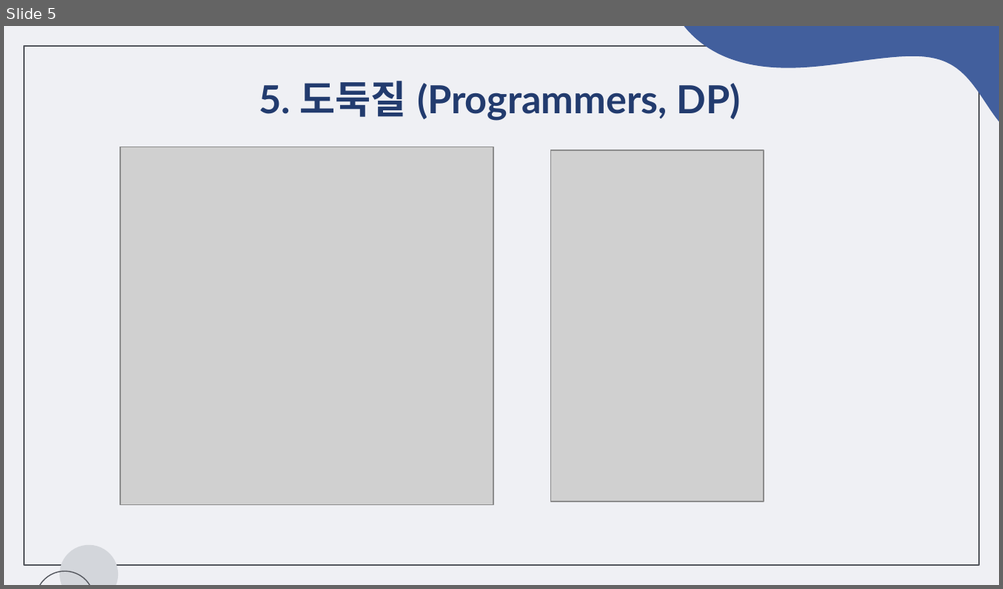
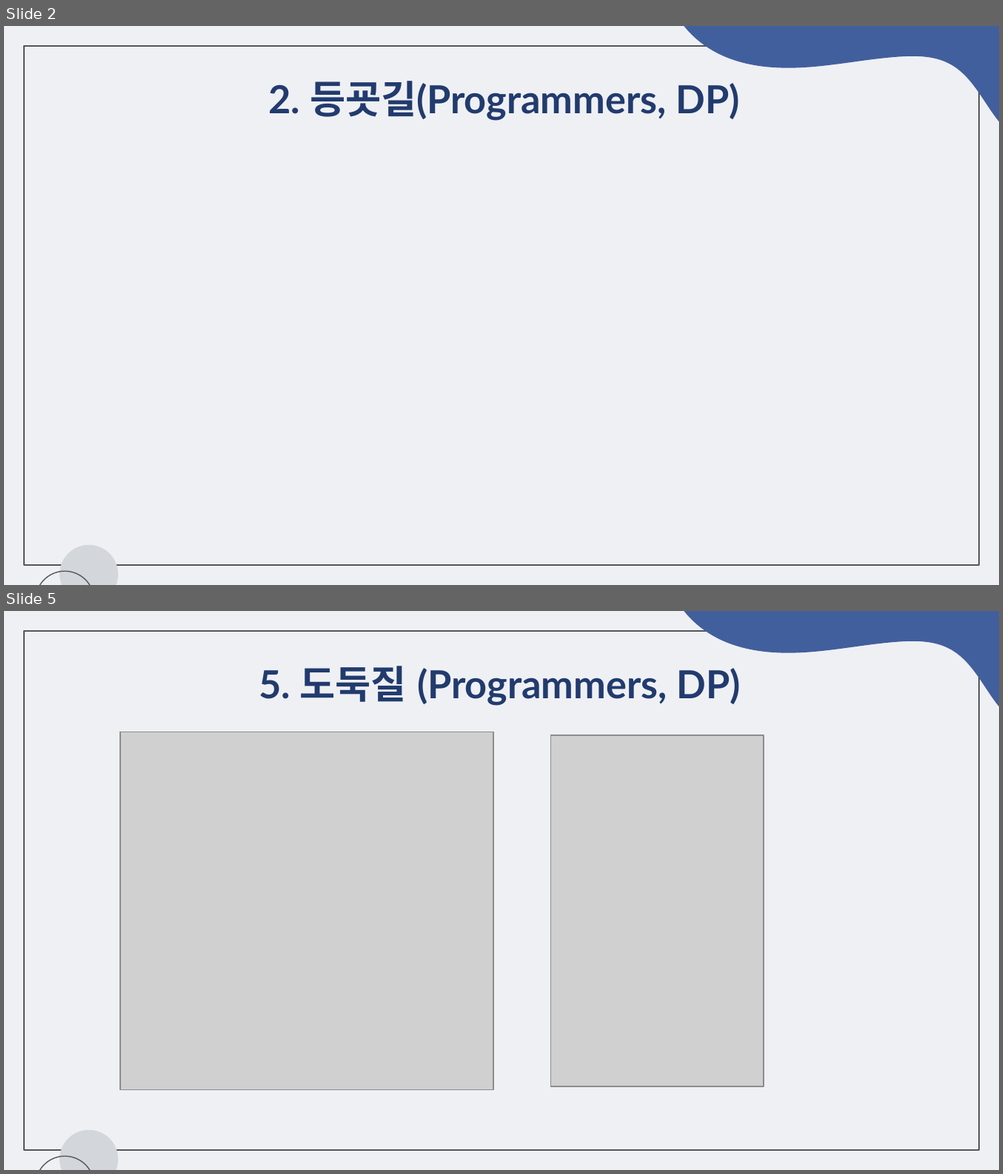
Before and after one commit to chaeeun-dev/CodingTest, a slide deck: 문제해결프로그래밍_숙제/제출용/숙제6_2022182035.pptx. Shown one above the other, each under a label of ours: slide 5 before the commit, slides 2 and 5 after it; the slides between them are not shown. The pictures are 1003x589 and 1003x1174 pixels, drawn with LibreOffice and Linux fonts; fonts in the diff are those of the drawing; grey boxes stand for pictures. Boxes give left, top, right and bottom in pixels: in the first picture for what was removed or moved away, otherwise in the second. Text is boxed around its words. In the diff, an @@ line names an element or a change of style, - is before the commit and + after.

```diff
--- a/문제해결프로그래밍_숙제/제출용/숙제6_2022182035.pptx
+++ b/문제해결프로그래밍_숙제/제출용/숙제6_2022182035.pptx
@@ slide 2 added at bbox=[4, 26, 999, 585], background #EFF0F4; not listed: 4 template elements that a slide beside it also shows @@
@@ title added at bbox=[269, 81, 739, 121], 28 pt, text #223B6E, bold @@
+2. 등굣길(Programmers, DP)
```
Also in this commit, not shown: 8 other slides added, 6 slides removed, 8 other files.
